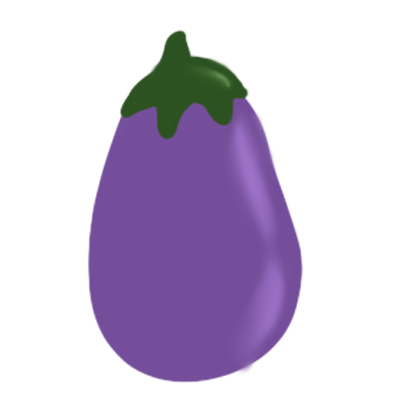
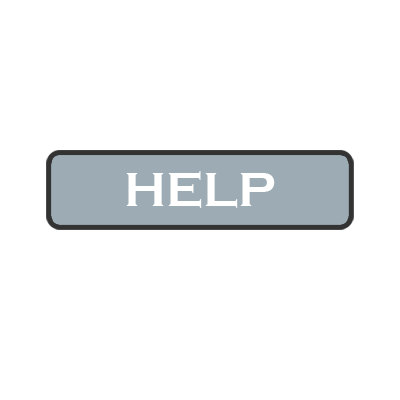
Layered file, before and after one edit (400 x 400). Changes by layer:
added layer "HELP" above "GAME" over <box>126,171,275,208</box>
added layer "Layer 8" above "Layer 7" over <box>46,29,354,383</box>
added layer "Layer 7" above "Layer 6" over <box>46,150,354,230</box>
hid "Layer 2" over <box>87,29,304,383</box>
